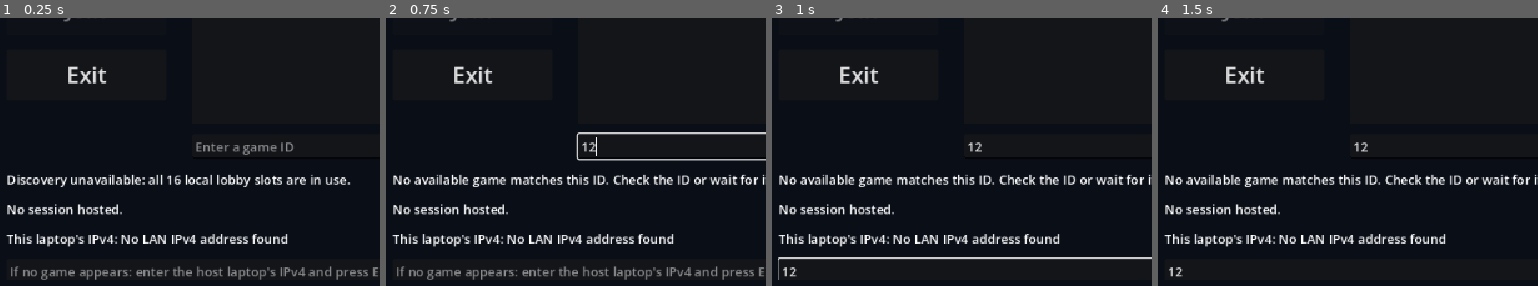
Above: before the commit, frames 1-4 (left to right).
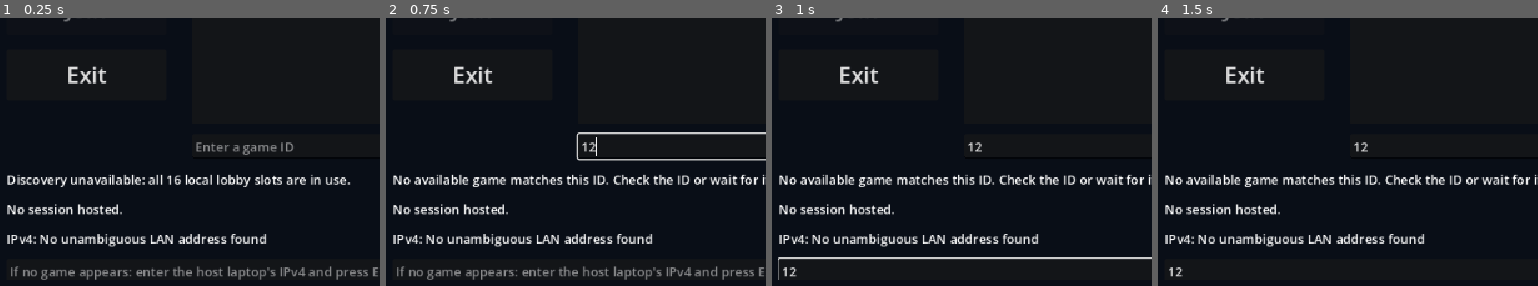
Above: after the commit, the same moments.

Repository: Kirbzo/Tank-Game-Networking
Game: Godot game, scene res://lobby.tscn
Two runs of this game, one before a commit and one after it. Both use one fixed random seed, a clock stepped at 60 frames per second and the inputs below.
Inputs (mouse positions are % of the whole screen's width and height, from its top left):
- Up to frame 1 (0.25 s): no input
- Up to frame 2 (0.75 s): click (62, 74) at 0.52 s; type "12" at 0.6 s
- Up to frame 3 (1 s): click (50, 97) at 0.75 s; type "12" at 0.83 s
- Up to frame 4 (1.5 s): tap Enter at 1.25 s; move the mouse to (73, 45) at 1.27 s; click (73, 45) at 1.42 s
The pictures show only the part of the screen within x 0-50%, y 50-100%; the shares and areas given below are measured in that part.

The runs differ from the first frame. In frame 1, 1.9% of the frame differs, in the area x 1-76%, y 80-86%; in frame 2, 1.9%; in frame 3, 1.9%; in frame 4, 1.9%.

Commit message:
Clutter Fixes for lobby v1.1

Diff:
--- /dev/null
+++ b/Godot/lan_address.gd
@@ -0,0 +1,66 @@
+extends RefCounted
+## Display-only address choice; sockets still listen on all IPv4 interfaces.
+
+static func usable_ipv4(address: String) -> bool:
+	if not address.is_valid_ip_address() or address.contains(":"):
+		return false
+	var parts := address.split(".")
+	var first := int(parts[0])
+	return first > 0 and first < 224 and first != 127 and not address.begins_with("169.254.")
+
+static func choose(addresses: PackedStringArray, routed: PackedStringArray) -> String:
+	var candidates: Array[String] = []
+	for address in addresses:
+		if usable_ipv4(address) and not candidates.has(address):
+			candidates.append(address)
+	var preferred: Array[String] = []
+	for address in routed:
+		if candidates.has(address) and not preferred.has(address):
+			preferred.append(address)
+	if preferred.size() == 1:
+		return preferred[0]
+	if preferred.is_empty() and candidates.size() == 1:
+		return candidates[0]
+	# Never label an arbitrary virtual/VPN/multihomed address as the LAN choice.
+	return ""
+
+static func detect() -> String:
+	return choose(IP.get_local_addresses(), default_route_addresses())
+
+static func default_route_addresses() -> PackedStringArray:
+	if OS.get_name() != "Windows":
+		return PackedStringArray()
+	# Read route/interface metrics, not adapter names or fixed address prefixes.
+	# No packets, DNS, configuration changes, or elevation requests are made.
+	var script := """
+$ErrorActionPreference = 'Stop'
+try {
+  $ranked = @(Get-NetRoute -AddressFamily IPv4 -DestinationPrefix '0.0.0.0/0' | ForEach-Object {
+    $iface = Get-NetIPInterface -AddressFamily IPv4 -InterfaceIndex $_.InterfaceIndex
+    if ($iface.ConnectionState -eq 'Connected') {
+      [pscustomobject]@{ Index = $_.InterfaceIndex; Score = [int]$_.RouteMetric + [int]$iface.InterfaceMetric }
+    }
+  } | Sort-Object Score)
+  $addresses = @()
+  if ($ranked.Count -gt 0) {
+    $best = $ranked[0].Score
+    $addresses = @($ranked | Where-Object { $_.Score -eq $best } | ForEach-Object {
+      Get-NetIPAddress -AddressFamily IPv4 -InterfaceIndex $_.Index -AddressState Preferred |
+        Where-Object { -not $_.SkipAsSource } | Select-Object -ExpandProperty IPAddress
+    } | Select-Object -Unique)
+  }
+  ConvertTo-Json -Compress -InputObject @($addresses)
+} catch { '[]' }
+"""
+	var output: Array = []
+	var executable := OS.get_environment("SystemRoot").path_join("System32/WindowsPowerShell/v1.0/powershell.exe")
+	var result := OS.execute(executable, ["-NoProfile", "-NonInteractive", "-Command", script], output, false, false)
+	if result != 0 or output.is_empty():
+		return PackedStringArray()
+	var parsed: Variant = JSON.parse_string(str(output[0]).strip_edges())
+	var addresses := PackedStringArray()
+	if parsed is Array:
+		for address in parsed:
+			if address is String:
+				addresses.append(address)
+	return addresses
--- a/Godot/lobby.gd
+++ b/Godot/lobby.gd
@@ -2,6 +2,7 @@
 
 const Discovery = preload("res://discovery.gd")
 const Usernames = preload("res://usernames.gd")
+const LanAddress = preload("res://lan_address.gd")
 var username: String = Usernames.generate()
 const SESSION_ID_CHARACTERS := "ABCDEFGHIJKLMNOPQRSTUVWXYZ0123456789"
 var discovery := Discovery.new()
@@ -17,6 +18,7 @@
 var network_address: LineEdit
 var listed_ids: Array[String] = []
 var local_addresses: Array[String] = []
+var ipv4_label: Label
 var joining_screen: Control
 var joining := false
 var join_target: Dictionary = {}
@@ -77,18 +79,19 @@
 	games_column.add_child(game_id)
 	feedback = add_label(column, "No games available. Ask another user to press Host.")
 	hosted = add_label(column, "No session hosted.")
-	for address in IP.get_local_addresses():
-		if address.is_valid_ip_address() and not address.contains(":") and not address.begins_with("127."):
-			local_addresses.append(address)
-	add_label(column, "This laptop's IPv4: " + (", ".join(local_addresses) if not local_addresses.is_empty() else "No LAN IPv4 address found"))
+	var address := LanAddress.detect()
+	if not address.is_empty():
+		local_addresses.append(address)
+	ipv4_label = add_label(column, "IPv4: " + (address if not address.is_empty() else "No unambiguous LAN address found"))
 	network_address = LineEdit.new()
 	network_address.placeholder_text = "If no game appears: enter the host laptop's IPv4 and press Enter"
 	network_address.text_submitted.connect(set_network_address)
 	column.add_child(network_address)
-	network_status = add_label(column, "LAN discovery active. Both laptops must allow Godot on the local network.")
+	network_status = add_label(column, "")
+	network_status.hide()
 	discovery.games_changed.connect(refresh_games)
 	discovery.discovery_failed.connect(discovery_error)
-	discovery.network_warning.connect(func(message: String): network_status.text = message)
+	discovery.network_warning.connect(show_network_status)
 	refresh_games()
 	add_child(discovery)
 	# Use the existing ENet transport with Godot's multiplayer lifecycle signals.
@@ -189,12 +192,7 @@
 	multiplayer.multiplayer_peer = session
 	discovery.advertise()
 	host_button.disabled = true
-	var endpoints: Array[String] = []
-	for address in local_addresses:
-		endpoints.append("%s:%d" % [address, discovery.hosted_game["port"]])
-	if endpoints.is_empty():
-		endpoints.append("127.0.0.1:%d (no LAN address found)" % discovery.hosted_game["port"])
-	hosted.text = "HOSTED SESSION  |  %s\nServer: %s" % [id, ", ".join(endpoints)]
+	hosted.text = "HOSTED SESSION  |  %s" % id
 	feedback.text = "Hosting is active. Verify this ID appears in the other user's lobby."
 	refresh_games()
 
@@ -351,15 +349,20 @@
 func discovery_error(message: String) -> void:
 	host_button.disabled = true
 	feedback.text = message
+	show_network_status(message)
+
+func show_network_status(message: String) -> void:
 	network_status.text = message
+	network_status.visible = not message.is_empty()
 
 func set_network_address(value: String) -> void:
 	if not discovery.set_direct_address(value):
-		network_status.text = "Enter a valid IPv4 address, such as 192.168.1.25 (not a game ID)."
+		show_network_status("Enter a valid IPv4 address, such as 192.168.1.25 (not a game ID).")
 	elif discovery.direct_address.is_empty():
-		network_status.text = "Automatic LAN discovery active. Manual host lookup cleared."
+		network_status.text = ""
+		network_status.hide()
 	else:
-		network_status.text = "Looking for hosted games at %s. If none appear, check both firewalls and Wi-Fi isolation." % discovery.direct_address
+		show_network_status("Looking for hosted games at %s. If none appear, check both firewalls and Wi-Fi isolation." % discovery.direct_address)
 
 func _exit_tree() -> void:
 	if session != null:
--- a/Godot/tests/alpha_smoke.gd
+++ b/Godot/tests/alpha_smoke.gd
@@ -77,7 +77,7 @@
 			return
 		if not check(lobby.session == original_session and int(lobby.discovery.hosted_game["port"]) == port, "Repeated Host must keep one server and stable endpoint"):
 			return
-		if not check(lobby.hosted.text.contains(":%d" % port) and lobby.game_list.get_item_text(0) == "%s  |  BraveMoose  |  1/2 players" % original_id, "Host status must retain port; game row must show host username"):
+		if not check(lobby.hosted.text == "HOSTED SESSION  |  %s" % original_id and lobby.game_list.get_item_text(0) == "%s  |  BraveMoose  |  1/2 players" % original_id, "Host status must show only session ID; game row must retain username and player count"):
 			return
 		print("HOST_STARTED %s %d" % [lobby.discovery.hosted_game["id"], port])
 		await create_timer(4.0).timeout
--- /dev/null
+++ b/Godot/tests/network_ui_smoke.gd
@@ -0,0 +1,43 @@
+extends SceneTree
+const Address = preload("res://lan_address.gd")
+
+func _initialize() -> void:
+	call_deferred("run")
+
+func check(condition: bool, message: String) -> bool:
+	if not condition:
+		printerr("FAIL: " + message)
+		quit(1)
+	return condition
+
+func run() -> void:
+	var addresses := PackedStringArray(["127.0.0.1", "169.254.1.100", "192.168.56.1", "10.51.112.107", "::1"])
+	if not check(Address.choose(addresses, PackedStringArray(["10.51.112.107"])) == "10.51.112.107", "Default route must beat a virtual or link-local address"):
+		return
+	if not check(Address.choose(addresses, PackedStringArray()).is_empty(), "Multiple candidates without route evidence must remain ambiguous"):
+		return
+	if not check(Address.choose(addresses, PackedStringArray(["192.168.56.1", "10.51.112.107"])).is_empty(), "Equal route choices must remain ambiguous"):
+		return
+	if not check(Address.choose(PackedStringArray(["127.0.0.1", "169.254.1.100", "192.168.1.5"]), PackedStringArray()) == "192.168.1.5", "A single valid candidate can be used without route metadata"):
+		return
+	if not check(Address.choose(PackedStringArray(["127.0.0.1", "169.254.1.100", "0.0.0.0", "224.0.0.1"]), PackedStringArray()).is_empty(), "Non-LAN addresses must not be displayed"):
+		return
+	var lobby = load("res://lobby.tscn").instantiate()
+	lobby.discovery.protocol = "moooze-network-ui-smoke"
+	root.add_child(lobby)
+	if not check(lobby.local_addresses.size() <= 1 and lobby.ipv4_label.text.begins_with("IPv4: ") and not lobby.network_status.visible and lobby.network_status.text.is_empty(), "Initial UI must show one address/status and hide routine discovery text"):
+		return
+	print("SELECTED " + lobby.ipv4_label.text)
+	lobby.set_network_address("bad-address")
+	if not check(lobby.network_status.visible and lobby.network_status.text.contains("valid IPv4"), "Invalid input must still show an error"):
+		return
+	lobby.set_network_address("")
+	if not check(not lobby.network_status.visible and lobby.network_status.text.is_empty(), "Clearing lookup must restore the clean UI"):
+		return
+	lobby.discovery.network_warning.emit("Test send error")
+	if not check(lobby.network_status.visible and lobby.network_status.text == "Test send error", "Discovery warnings must remain visible"):
+		return
+	lobby.queue_free()
+	await process_frame
+	print("PASS route selection and simplified network UI")
+	quit()
Not shown, changed: Godot/README.md
Not shown, changed: README.md
Not shown, changed: prompt_log.md
Not shown, changed: status.md
